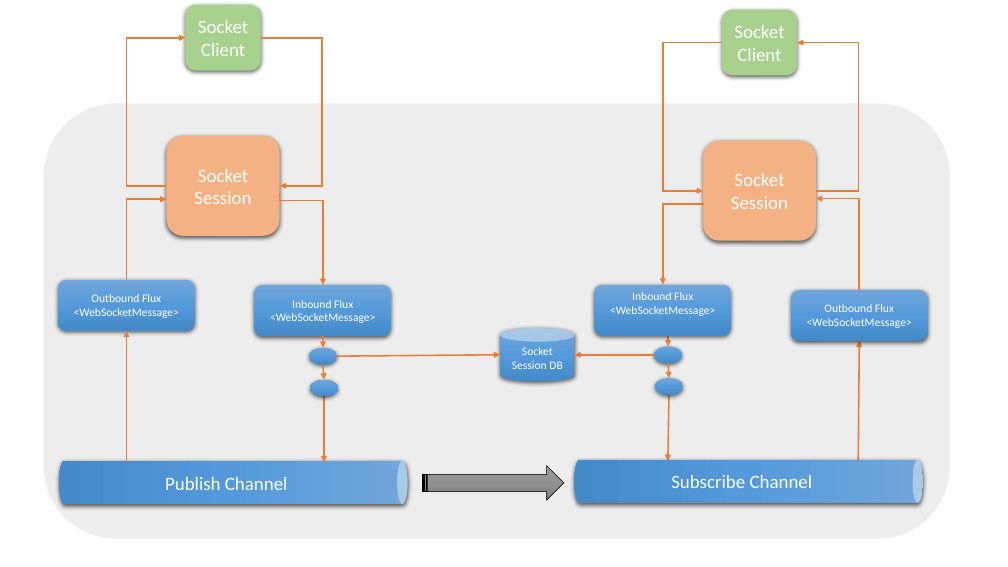
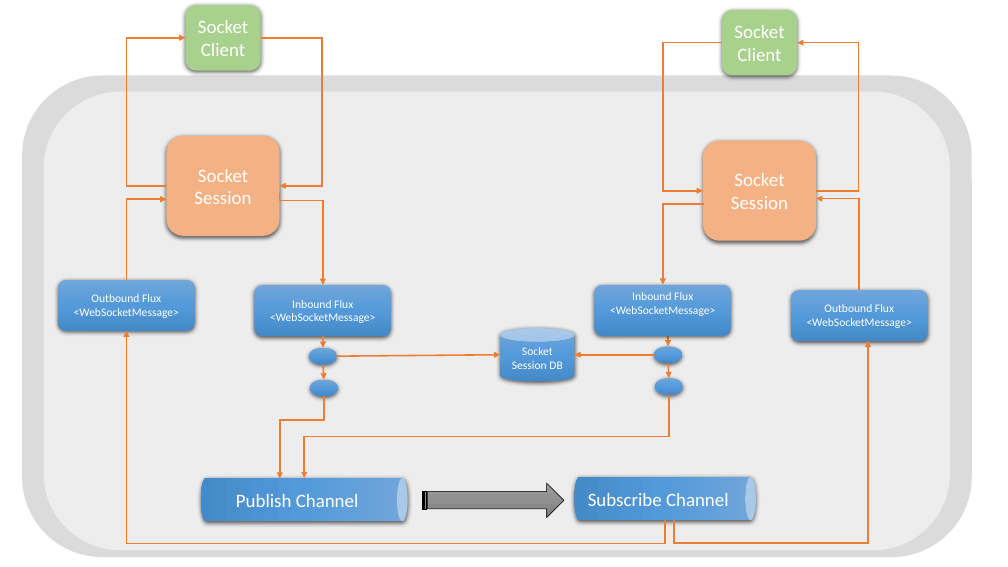
Before and after one commit to kapilraina/websockets, a slide deck: slide 9 of designs.pptx. Drawn at 1008x567 pixels with LibreOffice and Linux fonts; fonts in the diff are those of the drawing. Boxes give left, top, right and bottom in pixels: in the first picture for what was removed or moved away, otherwise in the second. Text is boxed around its words. In the diff, an @@ line names an element or a change of style, - is before the commit and + after.

Commit message:
upd

```diff
--- a/designs.pptx
+++ b/designs.pptx
@@ rounded rectangle added at [22,76,972,557], fill #DBDBDB @@
@@ rounded rectangle: place and size @@
-rounded rectangle at [44,104,951,539]
+rounded rectangle at [44,91,951,551]
@@ arrow removed from (126, 462) to (126, 330) @@
@@ elbow arrow added from (665, 520) to (126, 330), #ED7D31 1.5 pt @@
@@ elbow arrow added from (674, 520) to (868, 341), #ED7D31 1.5 pt @@
@@ arrow removed from (858, 462) to (860, 341) @@
@@ elbow arrow added from (324, 396) to (280, 479), #ED7D31 1.5 pt @@
@@ elbow arrow added from (669, 395) to (304, 478), #ED7D31 1.5 pt @@
@@ arrow removed from (324, 396) to (324, 462) @@
@@ arrow removed from (669, 395) to (668, 461) @@
@@ cylinder "Publish Channel": place and size @@
-cylinder "Publish Channel" at [59,461,408,504]
+cylinder "Publish Channel" at [201,478,408,521]
@@ cylinder "Subscribe Channel": place and size @@
-cylinder "Subscribe Channel" at [575,460,923,503]
+cylinder "Subscribe Channel" at [574,478,756,521]
@@ striped right arrow: place and size @@
-striped right arrow at [422,466,564,500]
+striped right arrow at [422,483,564,517]
```
Also in this commit, not shown: 2 other slides changed, 1 slide added.
